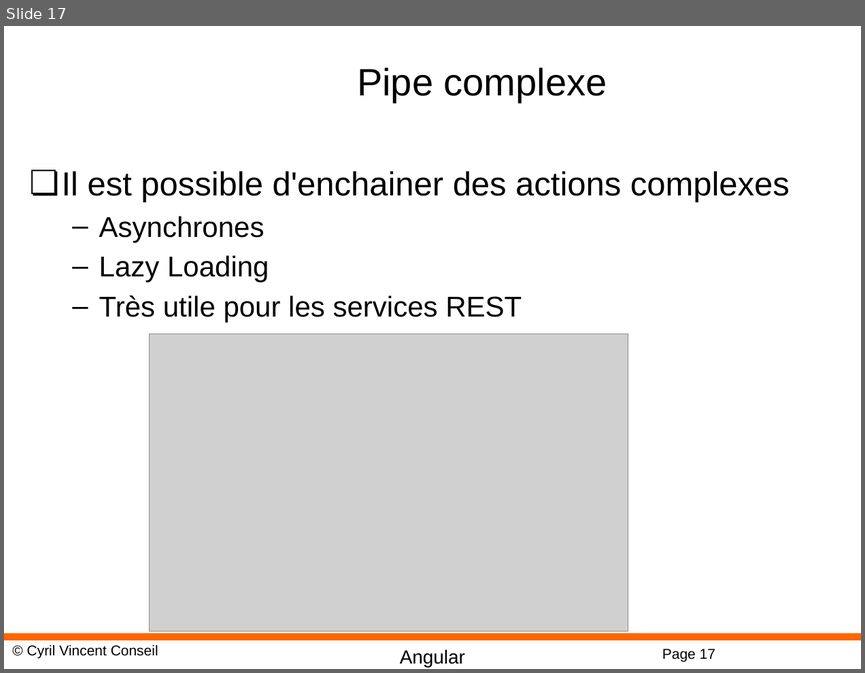
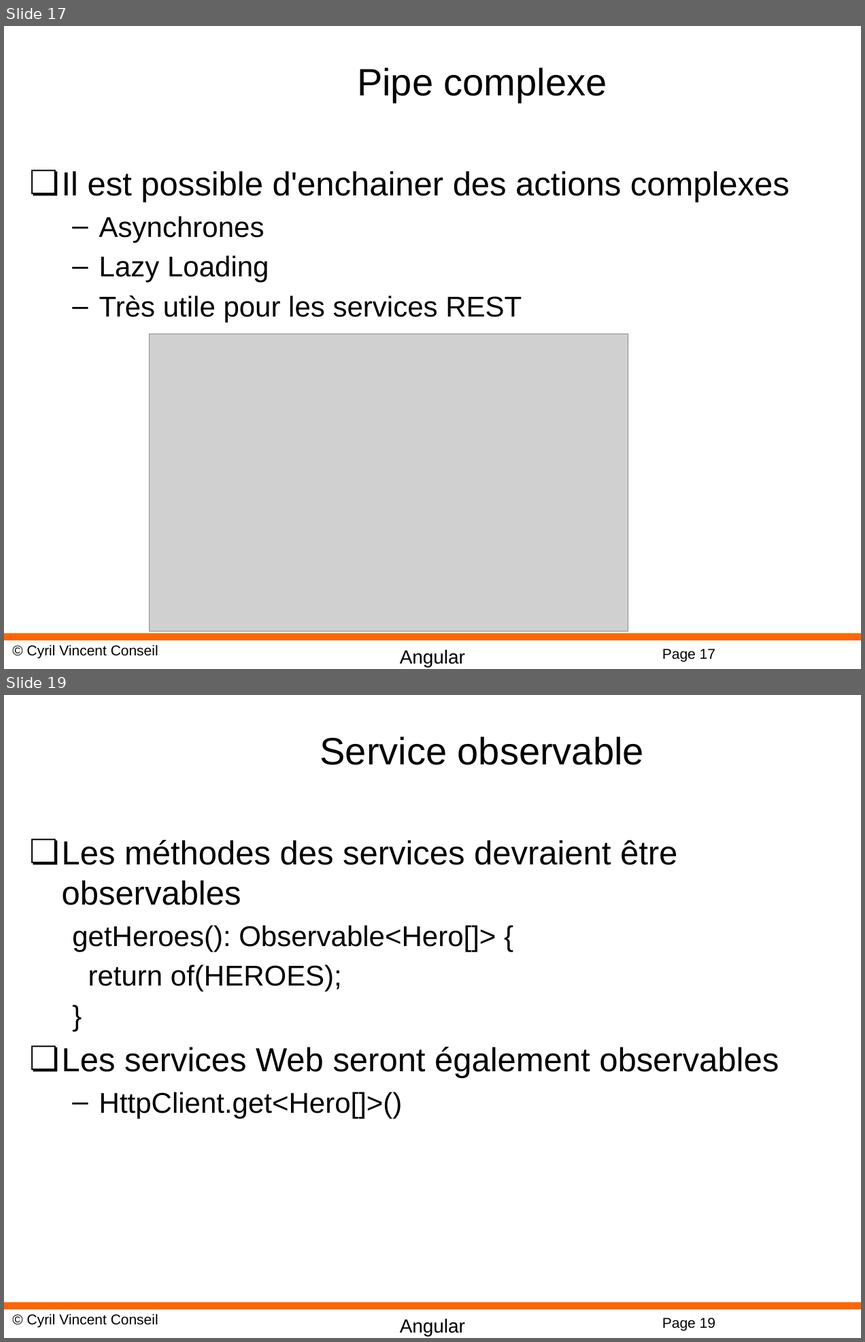
Before and after one commit to cyrilvincent/POE, a slide deck: ppt/angular/Angular13-RXJS.pptx. Shown one above the other, each under a label of ours: slide 17 before the commit, slides 17 and 19 after it; the slides between them are not shown. The pictures are 865x673 and 865x1342 pixels, drawn with LibreOffice and Linux fonts; fonts in the diff are those of the drawing; grey boxes stand for pictures; background and template pictures are left out. Boxes give left, top, right and bottom in pixels: in the first picture for what was removed or moved away, otherwise in the second. Text is boxed around its words. In the diff, an @@ line names an element or a change of style, - is before the commit and + after.

Commit message:
Angular 13 Observable

```diff
--- a/ppt/angular/Angular13-RXJS.pptx
+++ b/ppt/angular/Angular13-RXJS.pptx
@@ slide 19 added at [4,695,861,1338], background #FFFFFF; not listed: 4 template elements that a slide beside it also shows @@
@@ title added at [320,736,644,765], 32 pt, text #000000 @@
+Service observable
@@ text added at [62,840,779,1118], 28 pt, text #000000 @@
+❏ Les méthodes des services devraient être observables
+  getHeroes(): Observable<Hero[]> {
+  return of(HEROES);
+  }
+❏ Les services Web seront également observables
+  – HttpClient.get<Hero[]>()
```
Also in this commit, not shown: 8 other slides added, 10 other files.
